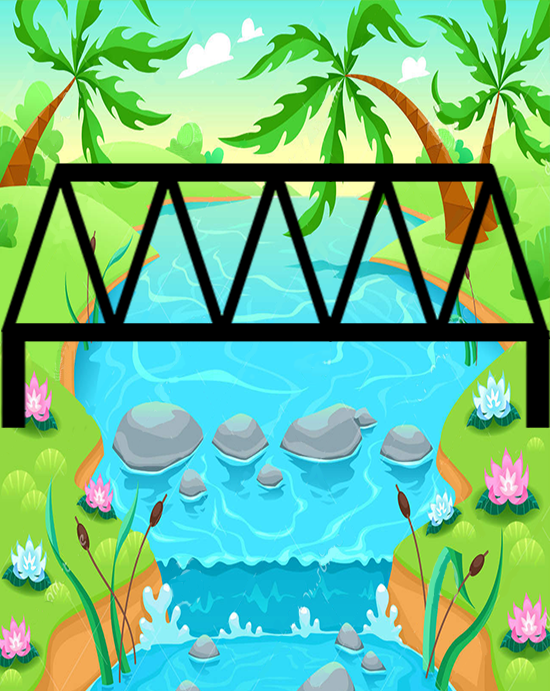
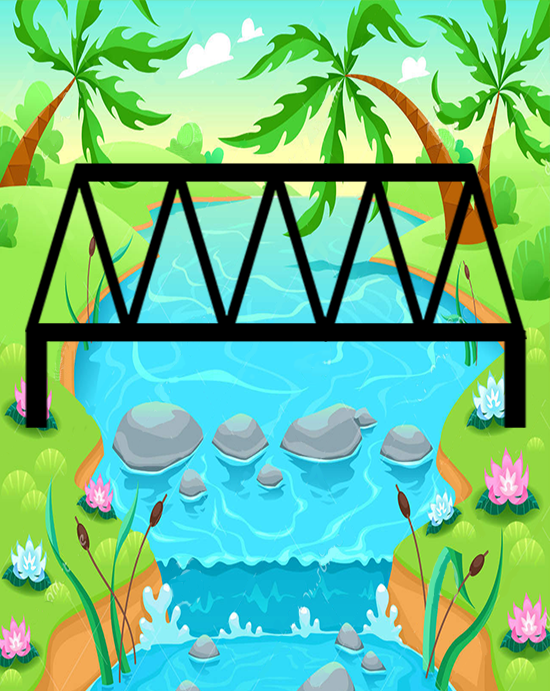
The second (550, 691) image is a revision of the first. Changes to its layers:
painted on "Capa 3" over [1, 163, 550, 428]
